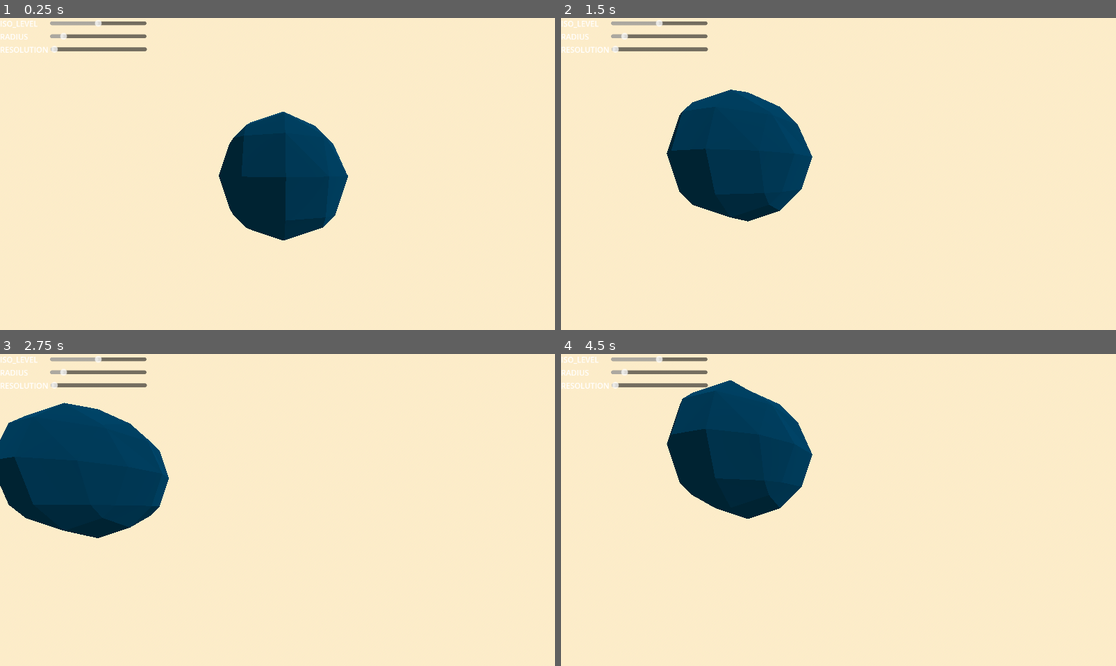
Above: before the commit, frames 1-4 (two rows, left to right).
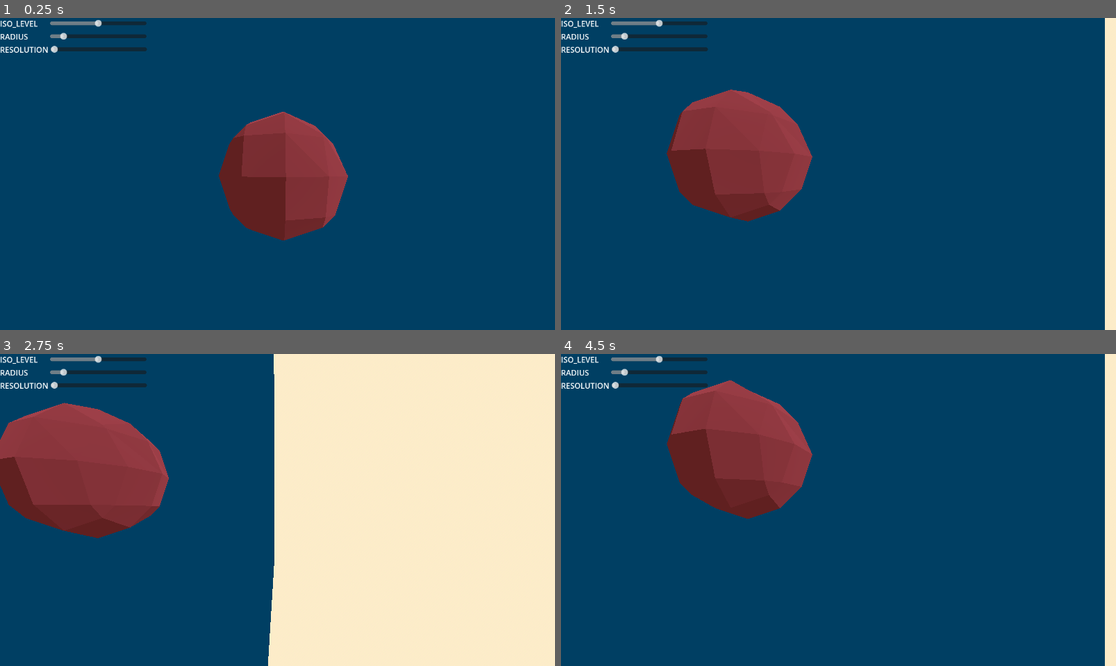
Above: after the commit, the same moments.

Repository: Peter-Pyshnyy/graphics_sandbox
Game: Godot game, scene res://scenes/main_scene.tscn
The game is run twice, just before and just after one commit, with the same random seed, the same clock (stepped at 60 frames per second) and the same inputs.
Inputs (mouse positions are in pixels of both pictures, inside the frame that each line leads up to):
- Up to frame 1 (0.25 s): no input
- Up to frame 2 (1.5 s): tap Enter at 0.5 s; move the mouse to (960, 158) at 0.52 s; hold D 0.53-1.25 s; tap Q at 0.6 s; click (960, 158) at 0.67 s; drag from (727, 189) to (810, 236) at 1.27 s
- Up to frame 3 (2.75 s): tap Space at 2 s; move the mouse to (333, 441) at 2.02 s; hold D from 2.03 s (still down); tap Q at 2.1 s
- Up to frame 4 (4.5 s): release D at 2.75 s; drag from (810, 572) to (672, 463) at 2.77 s; tap Enter at 3.5 s; move the mouse to (1005, 556) at 3.52 s; hold A 3.53-4.25 s; tap Q at 3.6 s; drag from (672, 463) to (755, 432) at 4.27 s

The runs differ from the first frame. In frame 1, 100% of the frame differs, in the area x 0-100%, y 0-100%; in frame 2, 98%; in frame 3, 49%; in frame 4, 98%.

Commit message:
grid borders visualisation

Diff:
--- /dev/null
+++ b/implicit_mesh_obj.gd
@@ -0,0 +1,3 @@
+extends Node3D
+
+@export var voxel_grid: VoxelGrid
--- /dev/null
+++ b/scenes/borders_mesh.gd
@@ -0,0 +1,61 @@
+extends MeshInstance3D
+
+var resolution: int
+var res_half: int
+var corner_pos: Vector3
+var res_up: Vector3
+var res_right: Vector3
+var res_forward: Vector3
+@export var MATERIAL: Material
+
+func gen_grid_borders_mesh():
+	print("GENERATING BORDER MESH")
+	resolution = $"..".resolution
+	res_half = resolution / 2
+	corner_pos = position + Vector3(-res_half, res_half, -res_half)
+	res_up = Vector3(resolution, 0, 0)
+	res_right = Vector3(0, resolution, 0)
+	res_forward = Vector3(0, 0, resolution)
+
+	var new_mesh = ArrayMesh.new()
+	var vertices := PackedVector3Array([
+		#back side
+		corner_pos,
+		corner_pos + res_right,
+		corner_pos - res_up,
+		corner_pos + res_right - res_up,
+
+		#front side
+		corner_pos + res_forward,
+		corner_pos + res_right + res_forward,
+		corner_pos - res_up + res_forward,
+		corner_pos + res_right - res_up + res_forward,])
+
+	var indices := PackedInt32Array([
+		# back
+		0, 2, 1,
+		1, 2, 3,
+		# right
+		1, 3, 5,
+		5, 3, 7,
+		# front
+		5, 7, 4,
+		4, 7, 6,
+		# left
+		4, 6, 0,
+		0, 6, 2,
+		# top
+		4, 0, 5,
+		5, 0, 1,
+		# bottom
+		2, 6, 3,
+		3, 6, 7])
+
+	var arr = []
+	arr.resize(Mesh.ARRAY_MAX)
+	arr[Mesh.ARRAY_VERTEX] = vertices
+	arr[Mesh.ARRAY_INDEX] = indices
+	new_mesh.add_surface_from_arrays(Mesh.PRIMITIVE_TRIANGLES, arr)
+	if MATERIAL:
+		new_mesh.surface_set_material(0, MATERIAL)
+	mesh = new_mesh
--- /dev/null
+++ b/scenes/grid_box.tscn
@@ -0,0 +1,19 @@
+[gd_scene load_steps=5 format=3 uid="uid://dyoo5h6ae67wy"]
+
+[ext_resource type="Script" uid="uid://vxq8ivejd6i3" path="res://scripts/VoxelGrid.gd" id="1_fvmlu"]
+[ext_resource type="Script" uid="uid://p2pekls0k7vg" path="res://scenes/borders_mesh.gd" id="2_iyy3w"]
+[ext_resource type="Shader" uid="uid://bpd3v3t3yj7ie" path="res://scripts/grid_box.gdshader" id="3_oif4e"]
+
+[sub_resource type="ShaderMaterial" id="ShaderMaterial_m2ip3"]
+render_priority = 0
+shader = ExtResource("3_oif4e")
+
+[node name="GridBox" type="Node3D"]
+script = ExtResource("1_fvmlu")
+metadata/_custom_type_script = "uid://vxq8ivejd6i3"
+
+[node name="borders_mesh" type="MeshInstance3D" parent="."]
+gi_mode = 0
+gi_lightmap_texel_scale = 0.01
+script = ExtResource("2_iyy3w")
+MATERIAL = SubResource("ShaderMaterial_m2ip3")
--- a/scenes/implicit_mesh_obj.tscn
+++ b/scenes/implicit_mesh_obj.tscn
@@ -1,13 +1,15 @@
-[gd_scene load_steps=3 format=3 uid="uid://biwj3h5ab7qsc"]
+[gd_scene load_steps=4 format=3 uid="uid://biwj3h5ab7qsc"]
 
 [ext_resource type="Script" uid="uid://4oygvk5gy558" path="res://scripts/marching_cubes.gd" id="1_737ck"]
+[ext_resource type="Script" uid="uid://nemvl38ug6x5" path="res://implicit_mesh_obj.gd" id="1_857te"]
 
 [sub_resource type="StandardMaterial3D" id="StandardMaterial3D_rlkvb"]
-albedo_color = Color(0.0117647, 0.247059, 0.388235, 1)
+albedo_color = Color(0.556863, 0.231373, 0.27451, 1)
 metallic = 1.0
 metallic_specular = 1.0
 
 [node name="ImplicitMeshObj" type="Node3D"]
+script = ExtResource("1_857te")
 
 [node name="marching_cubes" type="MeshInstance3D" parent="."]
 transform = Transform3D(1, 0, 0, 0, 1, 0, 0, 0, 1, 0, 0.55766, 1.86061)
--- a/scenes/main_scene.tscn
+++ b/scenes/main_scene.tscn
@@ -1,7 +1,8 @@
-[gd_scene load_steps=8 format=3 uid="uid://dd1xxgk3vj706"]
+[gd_scene load_steps=9 format=3 uid="uid://dd1xxgk3vj706"]
 
 [ext_resource type="Script" uid="uid://cg102a7im6rr6" path="res://scripts/camera.gd" id="1_2c62f"]
 [ext_resource type="PackedScene" uid="uid://biwj3h5ab7qsc" path="res://scenes/implicit_mesh_obj.tscn" id="2_2c62f"]
+[ext_resource type="PackedScene" uid="uid://dyoo5h6ae67wy" path="res://scenes/grid_box.tscn" id="3_7ykc4"]
 
 [sub_resource type="ProceduralSkyMaterial" id="ProceduralSkyMaterial_pw63i"]
 sky_top_color = Color(0.988235, 0.92549, 0.788235, 1)
@@ -37,8 +38,9 @@
 transform = Transform3D(-0.516877, 0.441794, 0.733251, 0.0658044, -0.833503, 0.548583, 0.853527, 0.331801, 0.401746, 0, 0, 0)
 light_energy = 2.0
 
-[node name="ImplicitMeshObj" parent="." instance=ExtResource("2_2c62f")]
+[node name="ImplicitMeshObj" parent="." node_paths=PackedStringArray("voxel_grid") instance=ExtResource("2_2c62f")]
 transform = Transform3D(1, 0, 0, 0, 1, 0, 0, 0, 1, 0.177499, 0.505367, 0.660892)
+voxel_grid = NodePath("../GridBox")
 
 [node name="Area3D" type="Area3D" parent="."]
 transform = Transform3D(1, 0, 0, 0, 1, 0, 0, 0, 1, 2.63663, 1.27558, 0)
@@ -53,5 +55,8 @@
 transform = Transform3D(1, 0, 0, 0, 1, 0, 0, 0, 1, 0, -6.04042, 0)
 shape = SubResource("BoxShape3D_pw63i")
 
+[node name="GridBox" parent="." instance=ExtResource("3_7ykc4")]
+transform = Transform3D(1, 0, 0, 0, 1, 0, 0, 0, 1, 10.5636, -7.98738, 1.85513)
+
 [connection signal="mouse_entered" from="Area3D" to="Camera3D" method="_on_area_3d_mouse_entered"]
 [connection signal="mouse_entered" from="Area3D2" to="Camera3D" method="_on_area_3d_2_mouse_entered"]
--- a/scripts/VoxelGrid.gd
+++ b/scripts/VoxelGrid.gd
@@ -1,12 +1,20 @@
-class_name VoxelGrid extends Resource
+class_name VoxelGrid extends Node3D
 
 var data: PackedFloat32Array
-var resolution: int
+var resolution: int = 10
+@onready var borders_mesh = $borders_mesh
 
-func _init(resolution: int):
-	self.resolution = resolution
+func _init():
 	self.data.resize(resolution * resolution * resolution)
 	self.data.fill(1.0)
+	print("vertex count: ", self.data.size())
+
+
+#uses both _init and _ready, because else either self.data or borders_mesh
+#don't load in time
+func _ready():
+	borders_mesh.gen_grid_borders_mesh()
+
 
 func read(x: int, y: int, z: int):
 	#allows to index every element
--- /dev/null
+++ b/scripts/grid_box.gdshader
@@ -0,0 +1,13 @@
+shader_type spatial;
+render_mode unshaded;
+void vertex() {
+
+}
+
+void fragment() {
+	ALBEDO = vec3(3.0, 63.0, 99.0) / 255.0;
+}
+
+//void light() {
+	//
+//}
--- a/scripts/marching_cubes.gd
+++ b/scripts/marching_cubes.gd
@@ -1,17 +1,24 @@
+@tool
 extends MeshInstance3D
 
 var RESOLUTION = 10
 var offset = RESOLUTION / 2
 var RADIUS = 2.0
 var ISO_LEVEL = 0.0
+var pos
+var voxel_grid
 const TRIANGULATIONS = MarchingCubesData.TRIANGULATIONS
 const POINTS = MarchingCubesData.POINTS
 const EDGES = MarchingCubesData.EDGES
 @export var MATERIAL: Material
 @export var FLAT_SHADED: bool
+@onready var parent = $".."
+
 
 
 func _ready():
+	pos = parent.position
+	voxel_grid = parent.voxel_grid
 	generate()
 
 func sphere(x: int, y: int, z: int, r: float):
@@ -26,7 +33,7 @@
 func generate():
 	print("iso level: ", ISO_LEVEL)
 	print("radius: ", RADIUS)
-	var voxel_grid = VoxelGrid.new(RESOLUTION)
+	#var voxel_grid = VoxelGrid.new(RESOLUTION)
 
 	#create scalar field
 	for x in voxel_grid.resolution:
@@ -54,9 +61,7 @@
 		surface_tool.set_smooth_group(-1)
 
 	for vert in vertices:
-		surface_tool.set_color(Color.hex(0xE4FF1A)) #not working, has to be in the material
 		surface_tool.add_vertex(vert)
-		#print(vert) #3 vertices only
 
 	surface_tool.generate_normals()
 	surface_tool.index()
Not shown, added: implicit_mesh_obj.gd.uid
Not shown, added: scenes/borders_mesh.gd.uid
Not shown, added: scripts/grid_box.gdshader.uid
